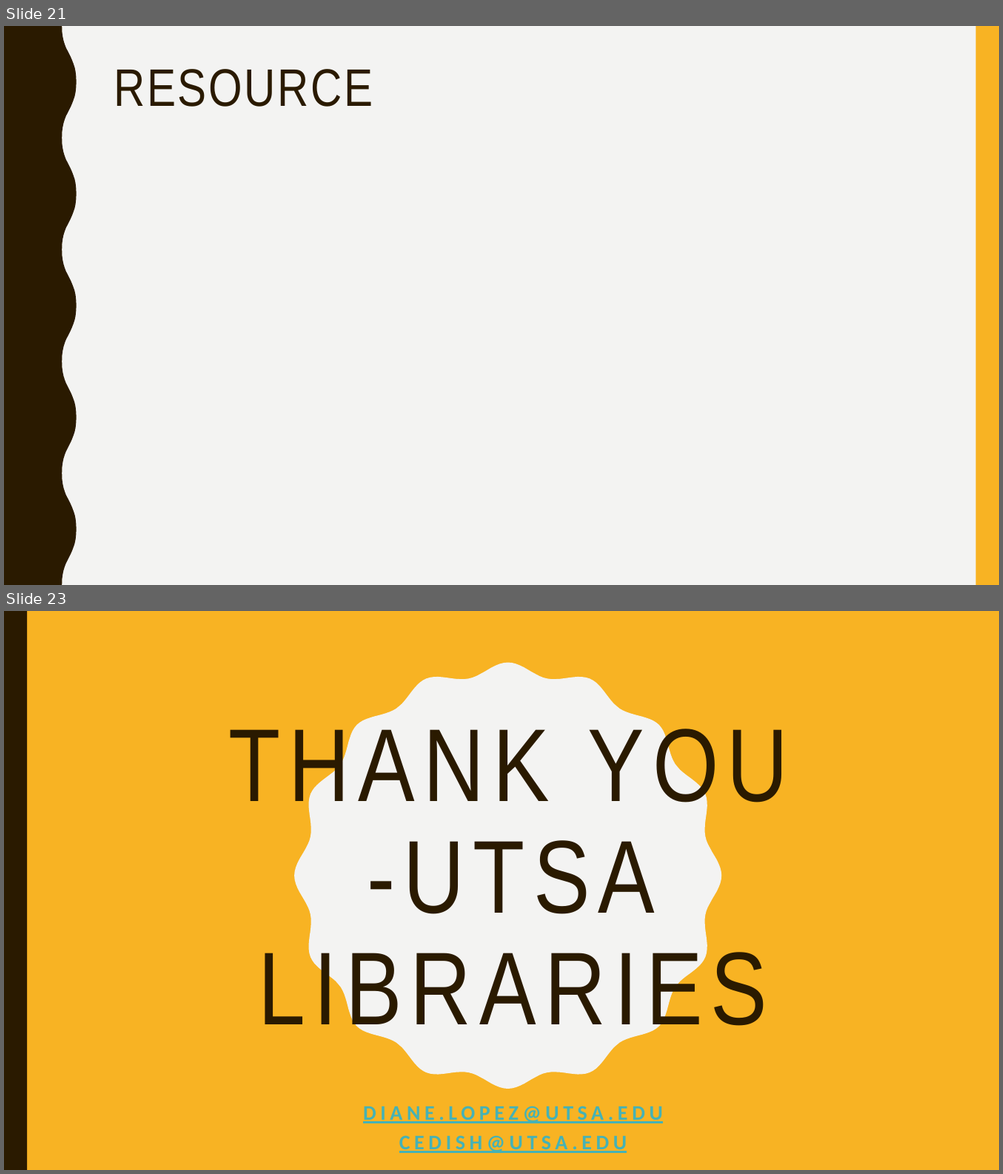
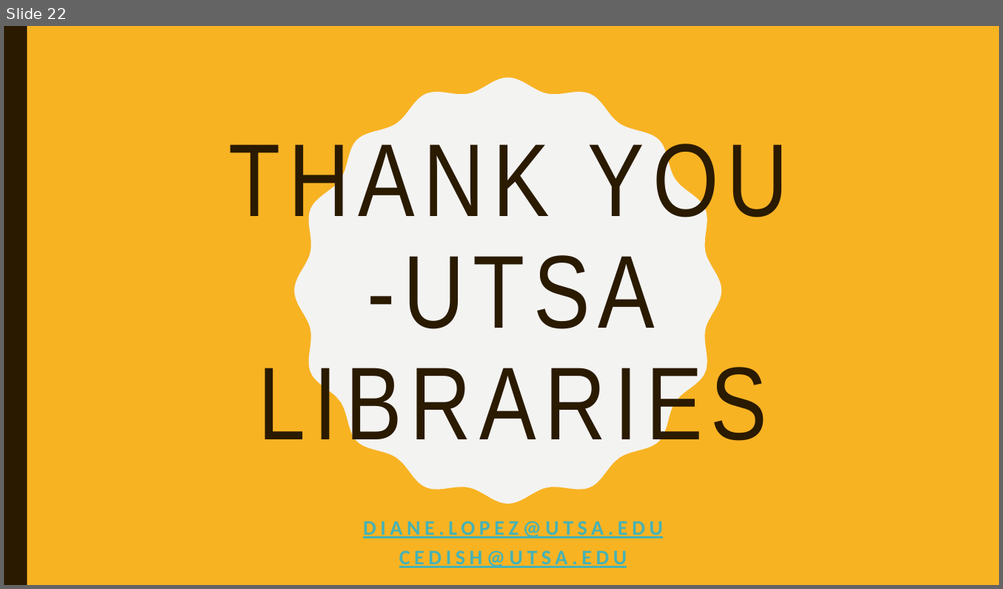
Before and after one commit to dianita956/git_vscode_wrkshp26, a slide deck: git_vscode_spring26_workshop.pptx. Shown one above the other, each under a label of ours: slides 21 and 23 before the commit, slide 22 after it; the slides between them are not shown. The pictures are 1003x1174 and 1003x589 pixels, drawn with LibreOffice and Linux fonts; fonts in the diff are those of the drawing. Boxes give left, top, right and bottom in pixels: in the first picture for what was removed or moved away, otherwise in the second. Text is boxed around its words. In the diff, an @@ line names an element or a change of style, - is before the commit and + after.

```diff
--- a/git_vscode_spring26_workshop.pptx
+++ b/git_vscode_spring26_workshop.pptx
@@ slide 21 removed at (4, 26, 999, 585), background #F3F3F2 @@
@@ freeform shape removed at (4, 26, 77, 585) @@
@@ rectangle removed at (976, 26, 999, 585) @@
@@ title removed at (114, 69, 373, 107) @@
-RESOURCE
@@ what was slide 23 is now slide 22 @@
```
Also in this commit, not shown: 3 slides changed, 17 slides added, 17 other slides removed, 2 other files.
